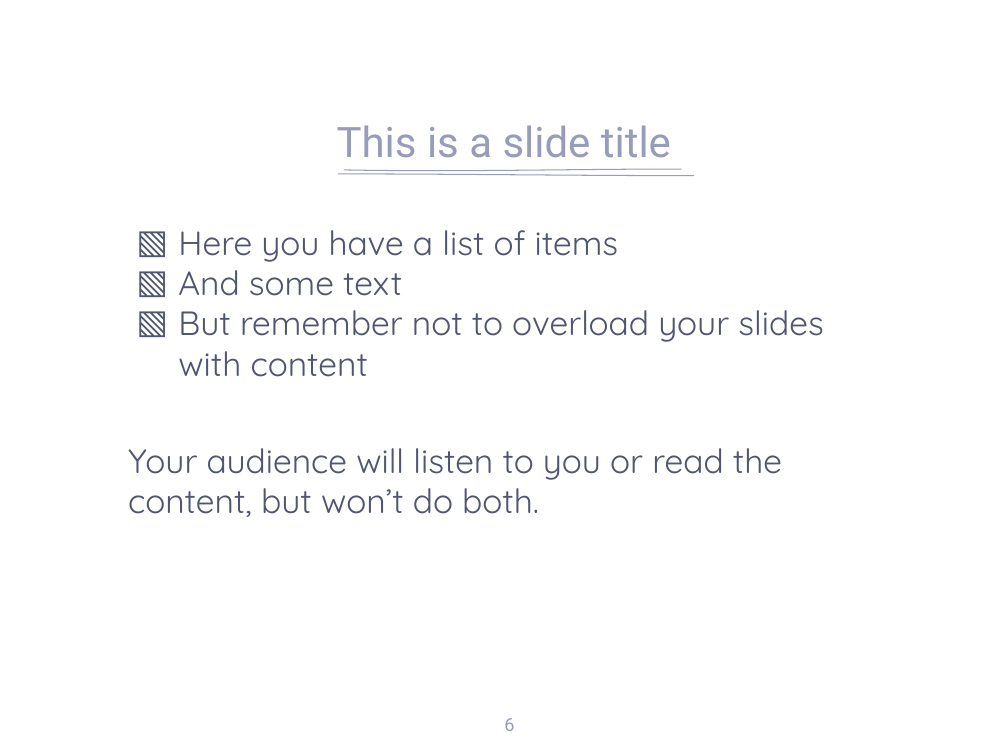
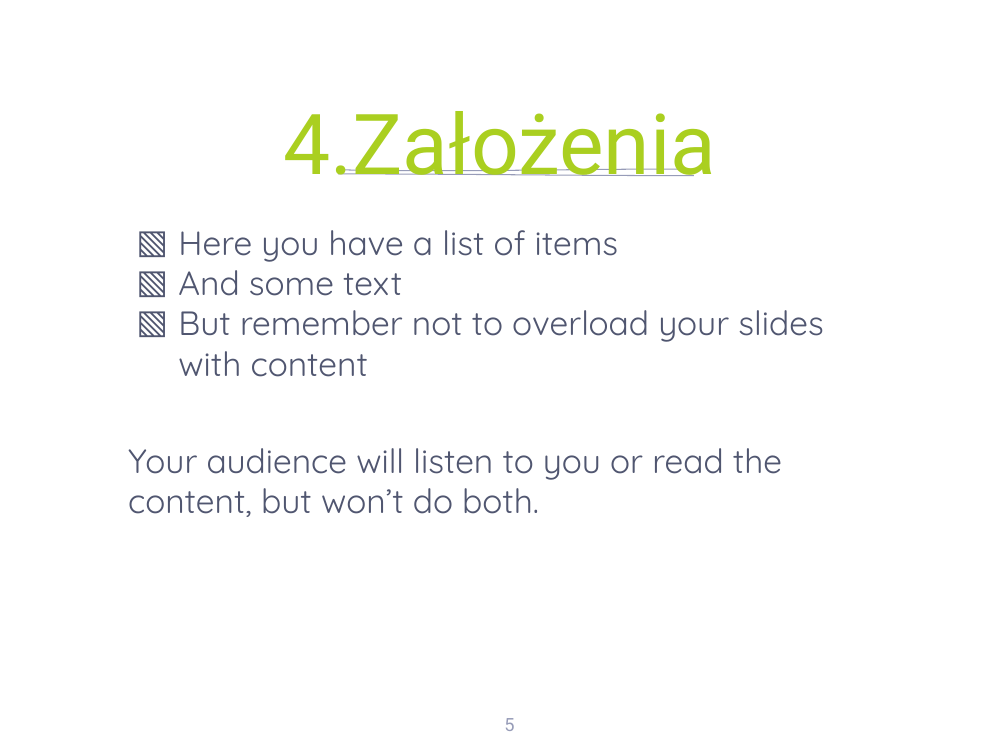
Before and after one commit to codevibess/MOW-SN, a slide deck: slide 5 of Trinculo · SlidesCarnival.pptx (slide 6 before the commit). Drawn at 1008x756 pixels with LibreOffice and Linux fonts; fonts in the diff are those of the drawing; background and template pictures are left out. Boxes give left, top, right and bottom in pixels: in the first picture for what was removed or moved away, otherwise in the second. Text is boxed around its words. In the diff, an @@ line names an element or a change of style, - is before the commit and + after.

```diff
--- a/Trinculo · SlidesCarnival.pptx
+++ b/Trinculo · SlidesCarnival.pptx
@@ title at box(283, 111, 716, 176): text changed; size 30 to 60 pt; text colour #979CB8 to #AACF20 @@
-This is a slide title
+4.Założenia
@@ page number at box(504, 718, 514, 731): text changed @@
-6
+5
```
Also in this commit, not shown: 3 other slides changed, 4 slides added, 16 slides removed.
